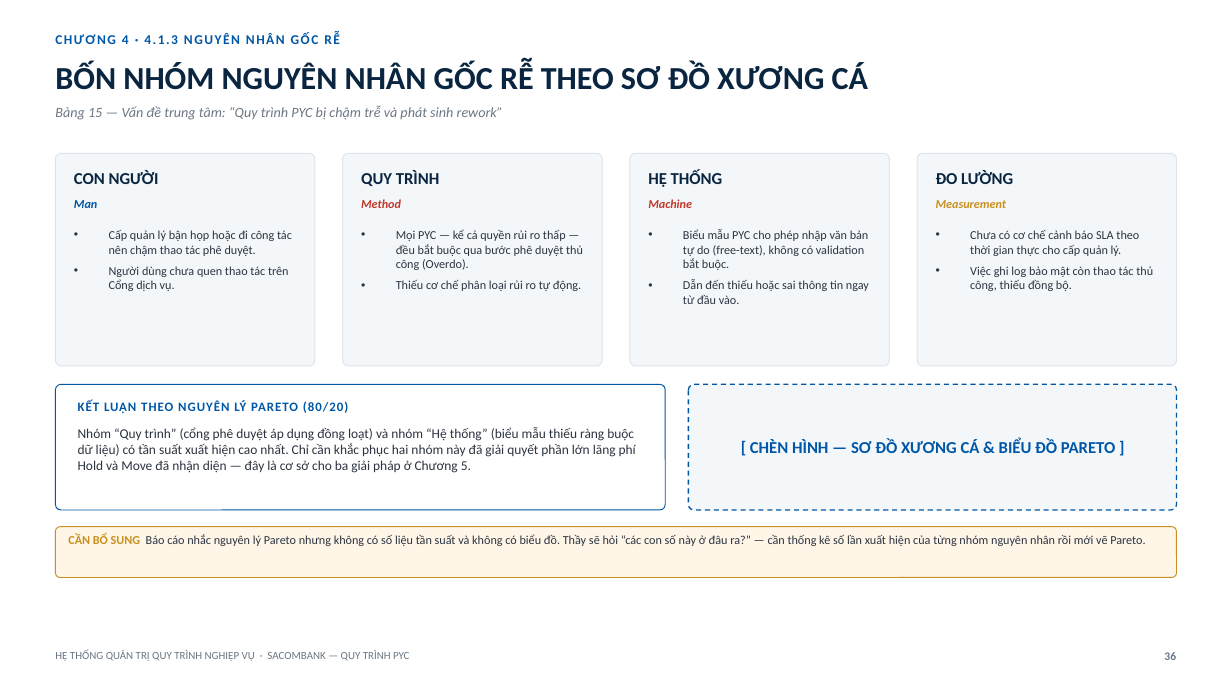
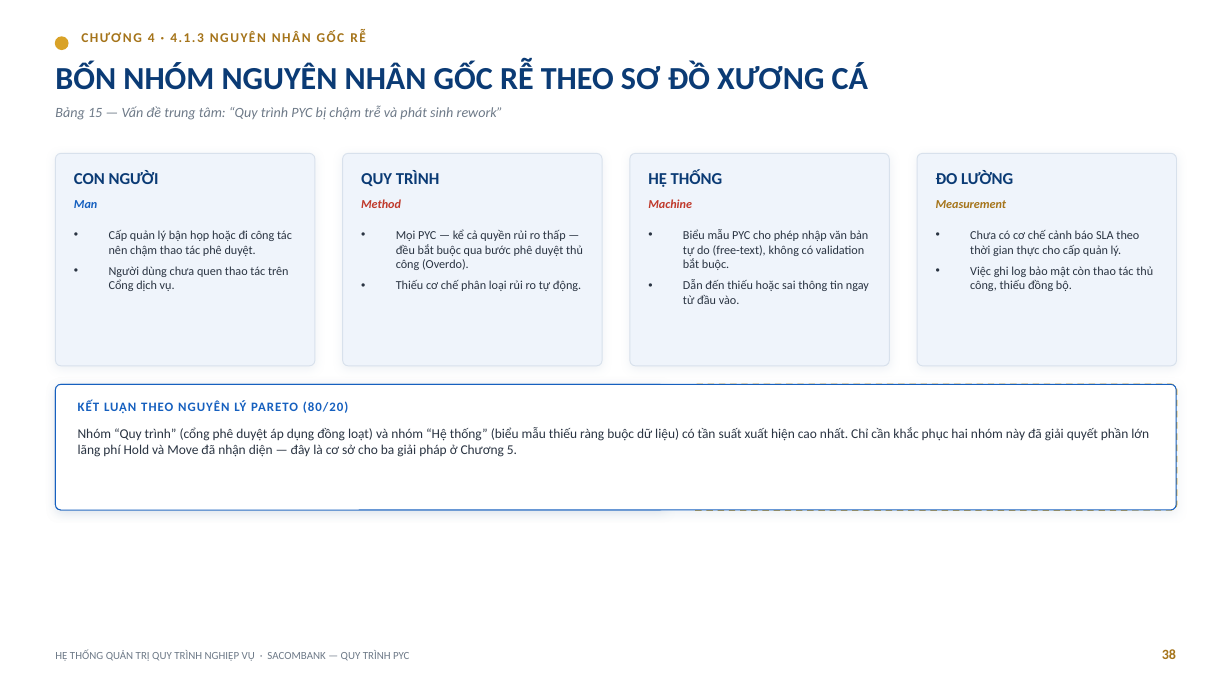
Before and after one commit to trilm83/SACOMBANK, a slide deck: slide 38 of BaoCao_PYC_Sacombank.pptx (slide 36 before the commit). Drawn at 1232x693 pixels with LibreOffice and Linux fonts; fonts in the diff are those of the drawing. Boxes give left, top, right and bottom in pixels: in the first picture for what was removed or moved away, otherwise in the second. Text is boxed around its words. In the diff, an @@ line names an element or a change of style, - is before the commit and + after.

```diff
--- a/BaoCao_PYC_Sacombank.pptx
+++ b/BaoCao_PYC_Sacombank.pptx
@@ ellipse added at [55, 37, 68, 50], fill #D9A227, outline #D9A227 1 pt @@
@@ text "CHƯƠNG 4 · 4.1.3 NGUYÊN ...": place and size @@
-text "CHƯƠNG 4 · 4.1.3 NGUYÊN ..." at [122, 35, 178, 44]
+text "CHƯƠNG 4 · 4.1.3 NGUYÊN ..." at [148, 33, 204, 42]
@@ text "CHƯƠNG 4 · 4.1.3 NGUYÊN ..." at [148, 33, 204, 42]: text colour #0057A6 to #A5741A @@
@@ fill #F4F7FA to #EFF4FB; outline #DFE4EA 0.75 pt to #D8E1EC 0.75 pt; shadow on in 4 elements at [343, 153, 603, 366], [630, 153, 890, 366], [917, 153, 1177, 366], [55, 153, 315, 366] @@
@@ text colour #0A2540 to #0B3B75 in 5 elements at [55, 62, 868, 90], [74, 171, 159, 184], [361, 171, 439, 186], [648, 171, 723, 187], [936, 171, 1013, 184] @@
@@ text "Man" at [74, 200, 97, 208]: text colour #0057A6 to #1660BF @@
@@ text "Measurement" at [936, 200, 1007, 208]: text colour #C8901E to #A5741A @@
@@ rounded rectangle at [55, 384, 665, 510]: outline #0057A6 0.75 pt to #1660BF 0.75 pt; shadow on @@
@@ rounded rectangle: place and size @@
-rounded rectangle at [55, 527, 1177, 578]
+rounded rectangle at [55, 384, 1177, 510]
@@ rounded rectangle at [55, 384, 1177, 510]: fill #FFF6E8 to #FFFFFF; outline #C8901E 0.75 pt to #1660BF 0.75 pt; shadow on; proportions changed @@
@@ rounded rectangle at [689, 384, 1177, 510]: fill #F4F7FA to #FCF7EA; outline #0057A6 1 pt dashed to #D9A227 1.25 pt dashed @@
@@ text "KẾT LUẬN THEO NGUYÊN LÝ ..." at [78, 401, 348, 413]: text colour #0057A6 to #1660BF @@
@@ text "Nhóm “Quy trình” (cổng phê ..." at [78, 427, 1149, 457]: text colour #2B3440 to #2A3442 @@
@@ text removed at [750, 440, 1115, 453] @@
-[ CHÈN HÌNH — SƠ ĐỒ XƯƠNG CÁ & BIỂU ĐỒ PARETO ]
@@ text removed at [68, 534, 1145, 546] @@
-CẦN BỔ SUNG Báo cáo nhắc nguyên lý Pareto nhưng không có số liệu tần suất và không có biểu đồ. Thầy sẽ hỏi “các con số này ở đâu ra?” — cần thống kê số lần xuất hiện của từng nhóm nguyên nhân rồi mới vẽ Pareto.
@@ text added at [1162, 649, 1176, 659], 11 pt, text #A5741A, bold @@
+38
@@ text removed at [1164, 652, 1176, 660] @@
-36
```
Also in this commit, not shown: 42 other slides changed, 12 slides added, 4 slides removed.
